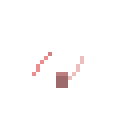
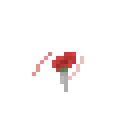
Layers edited between the first and the second (128, 128) image:
hid "arms_set_blank_side_coffee_frame2" over [52, 52, 76, 88]
added layer "arms_set_dark_side_flowers_frame0" above "arms_set_blank_back_code_frame2" over [52, 52, 76, 92]
